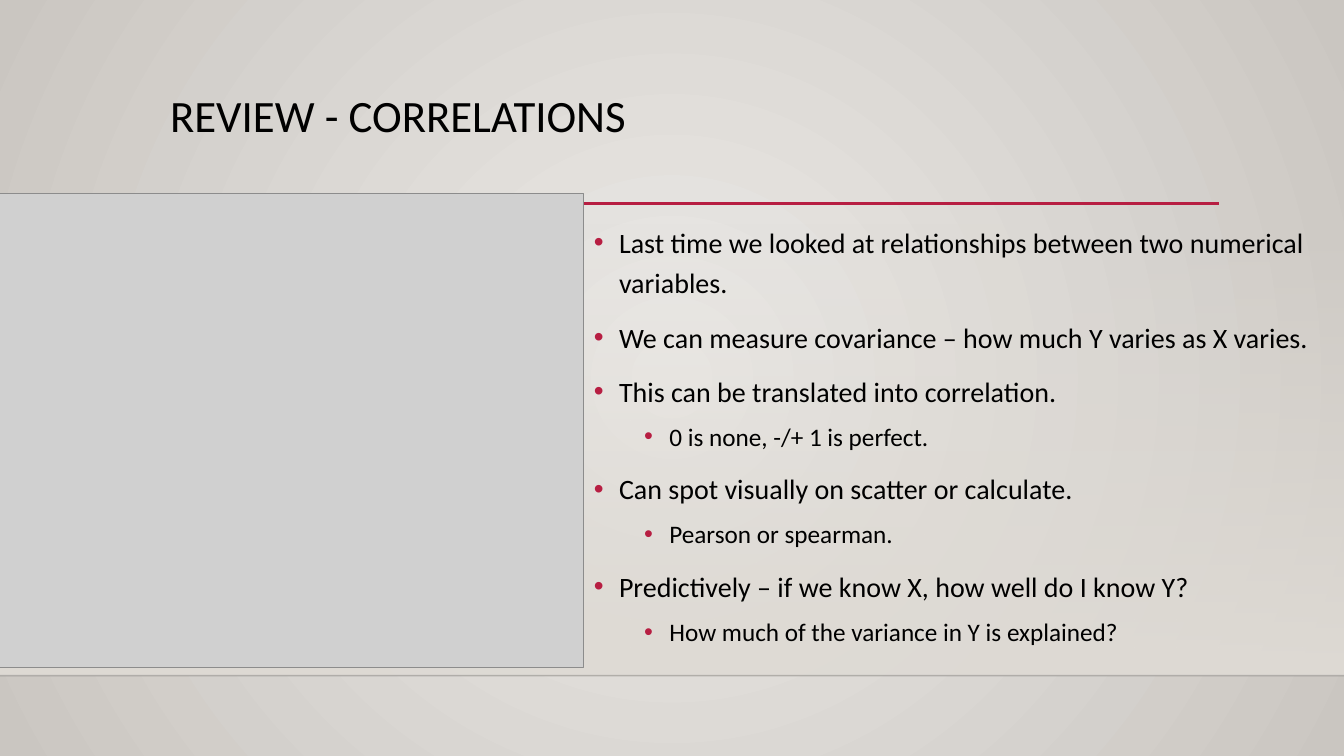
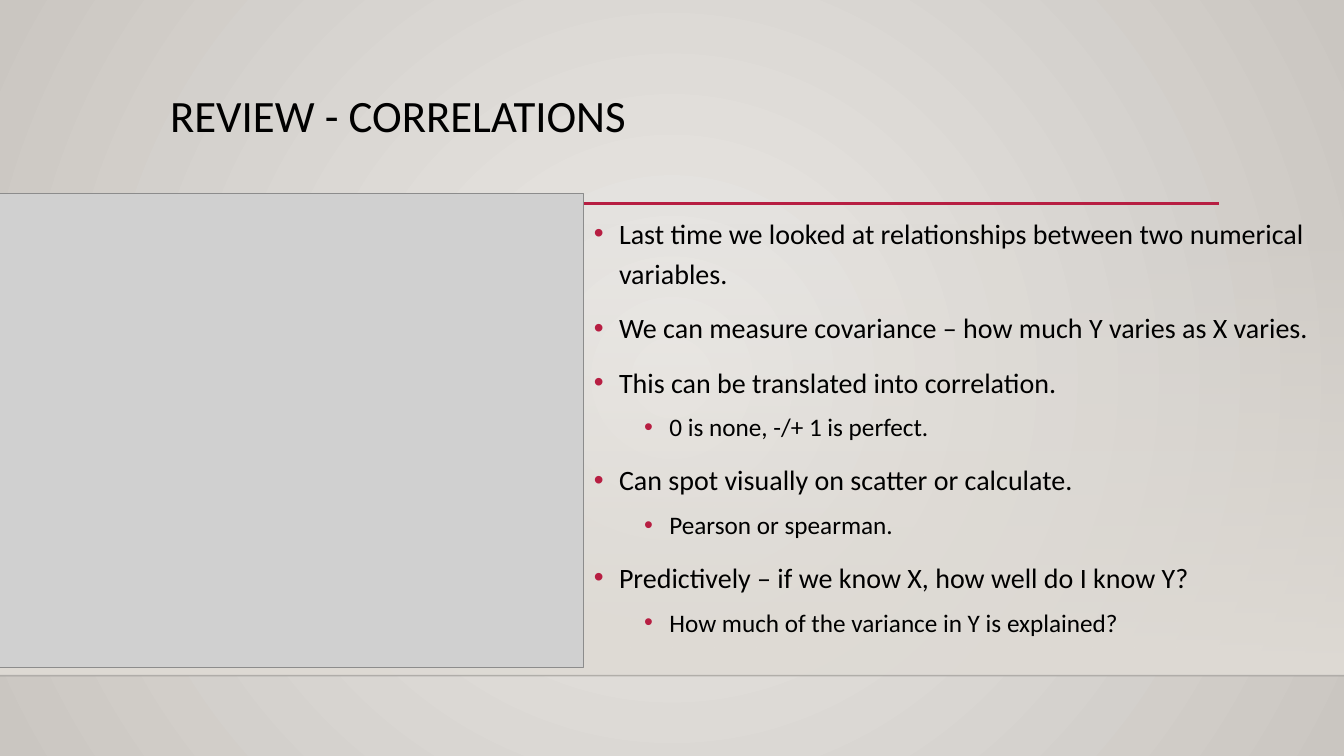
Before and after one commit to AkeemSemperDataScience/Basic_Stats_in_Python_Student_Repository, a slide deck: slide 6 of reference_material/slides/012_Errors.pptx (slide 2 before the commit). Drawn at 1344x756 pixels with LibreOffice and Linux fonts; fonts in the diff are those of the drawing; grey boxes stand for pictures; background and template pictures are left out. Boxes give left, top, right and bottom in pixels: in the first picture for what was removed or moved away, otherwise in the second. Text is boxed around its words. In the diff, an @@ line names an element or a change of style, - is before the commit and + after.

```diff
--- a/reference_material/slides/012_Errors.pptx
+++ b/reference_material/slides/012_Errors.pptx
@@ text "Last time we looked at ...": place and size @@
-text "Last time we looked at ..." at box(619, 233, 1308, 645)
+text "Last time we looked at ..." at box(619, 224, 1308, 636)
```
Also in this commit, not shown: 3 other slides changed, 6 slides added, 6 other files.
